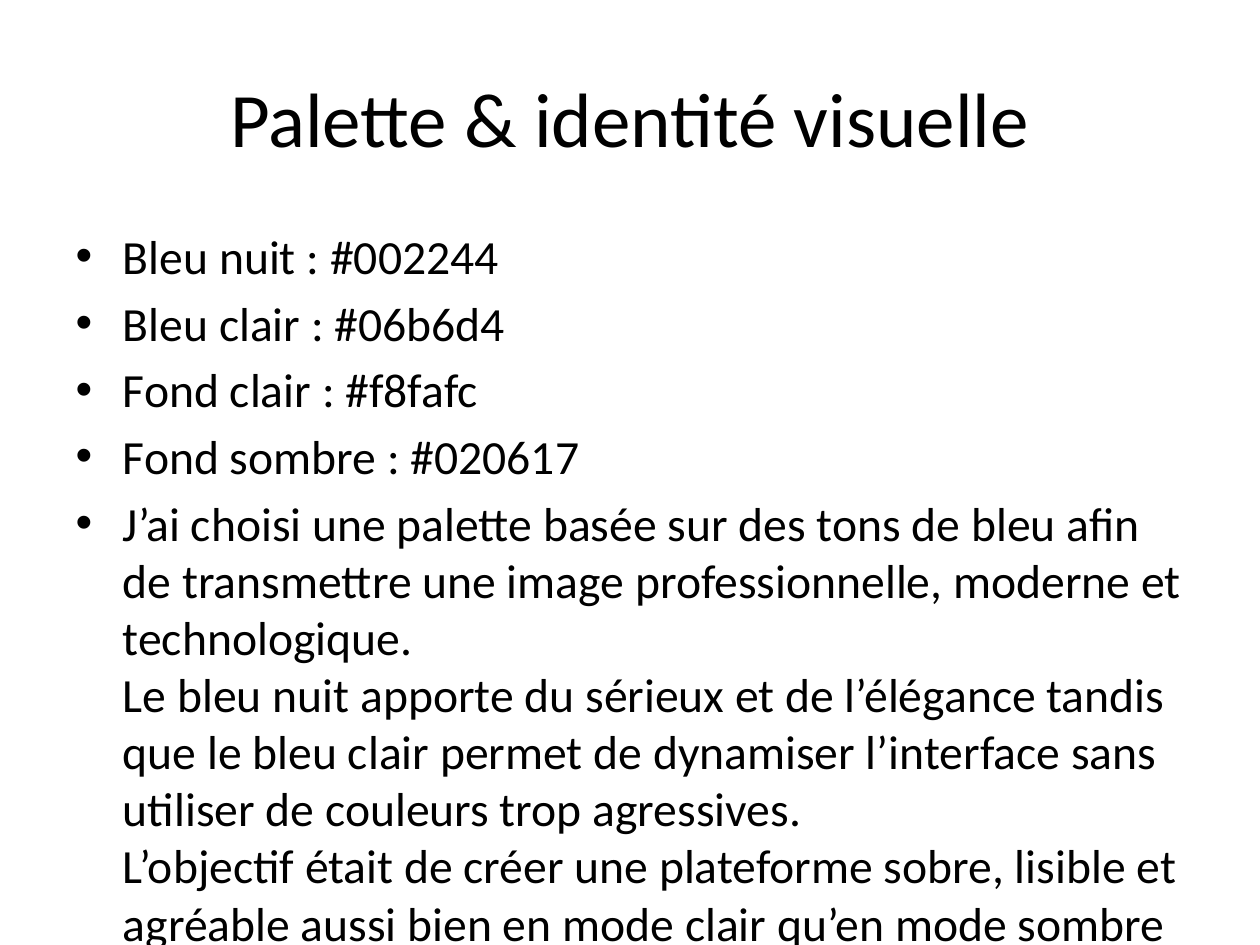
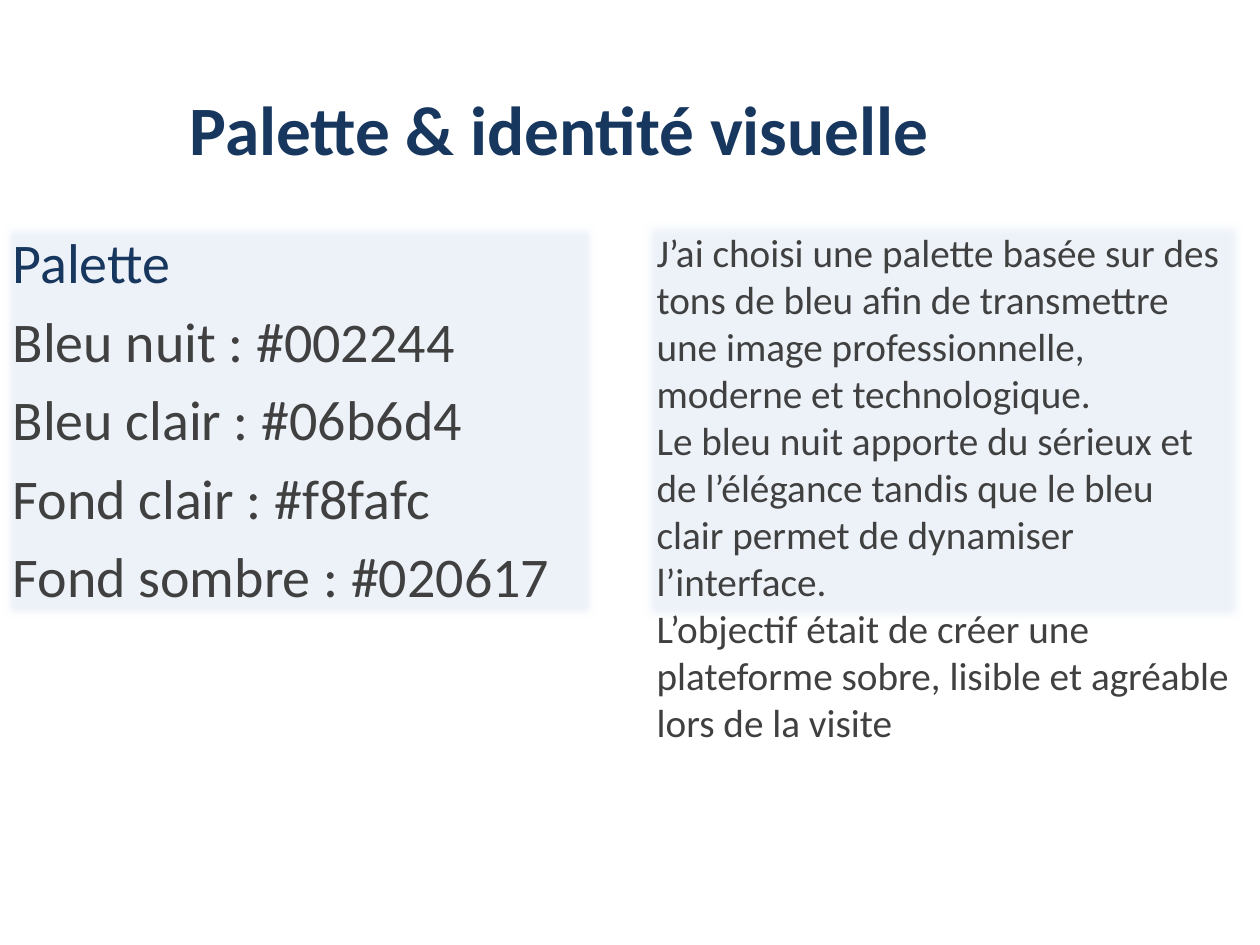
Before and after one commit to sophiesticated221/TIMERA-OUMOULKHAIRI-AfriTalent, a slide deck: slide 4 of docs/TIMERA_OUMOULKHAIRI_Presentation.pptx. Drawn at 1260x945 pixels with LibreOffice and Linux fonts; fonts in the diff are those of the drawing. Boxes give left, top, right and bottom in pixels: in the first picture for what was removed or moved away, otherwise in the second. Text is boxed around its words. In the diff, an @@ line names an element or a change of style, - is before the commit and + after.

```diff
--- a/docs/TIMERA_OUMOULKHAIRI_Presentation.pptx
+++ b/docs/TIMERA_OUMOULKHAIRI_Presentation.pptx
@@ title "Palette & identité visuelle": place and size @@
-title "Palette & identité visuelle" at (230,93,1029,148)
+title "Palette & identité visuelle" at (189,106,928,156)
@@ title "Palette & identité visuelle" at (189,106,928,156): size 44 to 39.6 pt, text colour #000000 to #17375E, bold on @@
@@ text at (657,239,1229,738): text changed; size 27.2 to 22.4 pt; text colour #000000 to #404040 @@
-• Bleu nuit : #002244
-• Bleu clair : #06b6d4
-• Fond clair : #f8fafc
-• Fond sombre : #020617
-• J’ai choisi une palette basée sur des tons de bleu afin de transmettre une image professionnelle, moderne et technologique.
-  Le bleu nuit apporte du sérieux et de l’élégance tandis que le bleu clair permet de dynamiser l’interface sans utiliser de couleurs trop agressives.
-  L’objectif était de créer une plateforme sobre, lisible et agréable aussi bien en mode clair qu’en mode sombre
+J’ai choisi une palette basée sur des tons de bleu afin de transmettre une image professionnelle, moderne et technologique.
+Le bleu nuit apporte du sérieux et de l’élégance tandis que le bleu clair permet de dynamiser l’interface.
+L’objectif était de créer une plateforme sobre, lisible et agréable lors de la visite
@@ text added at (13,244,549,598), 32 pt, text #404040 @@
+Palette
+Bleu nuit : #002244
+Bleu clair : #06b6d4
+Fond clair : #f8fafc
+Fond sombre : #020617
```
Also in this commit, not shown: 14 other slides changed.
